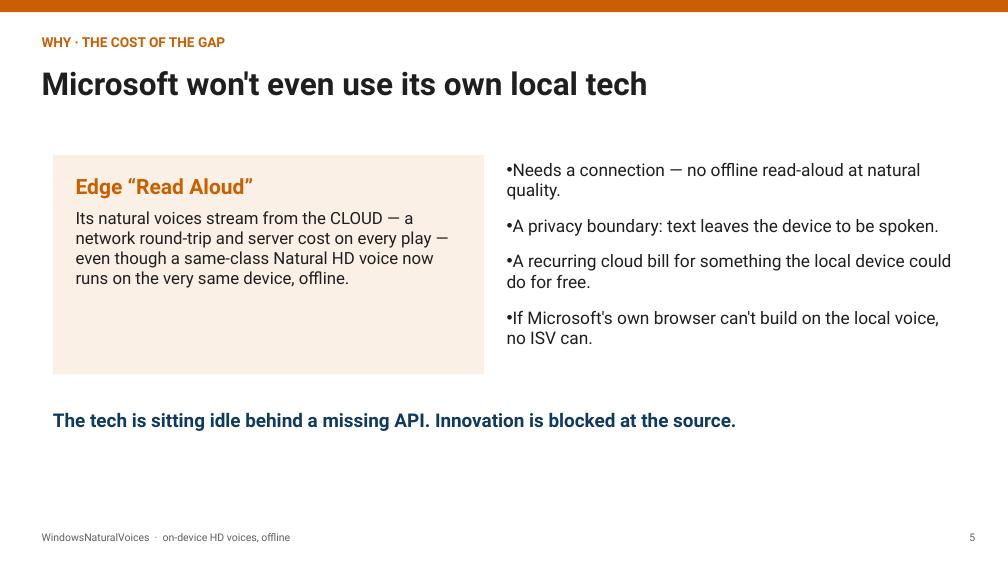
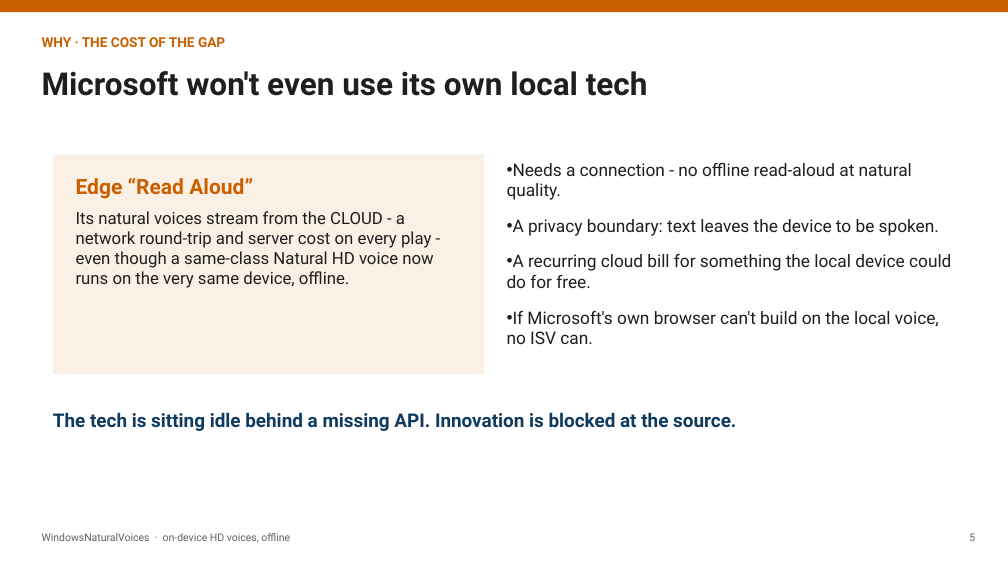
Before and after one commit to aclinick/claros, a slide deck: slide 5 of docs/pitch/live-voiceover.pptx. Drawn at 1008x567 pixels with LibreOffice and Linux fonts; fonts in the diff are those of the drawing. Boxes give left, top, right and bottom in pixels: in the first picture for what was removed or moved away, otherwise in the second. Text is boxed around its words. In the diff, an @@ line names an element or a change of style, - is before the commit and + after.

```diff
--- a/docs/pitch/live-voiceover.pptx
+++ b/docs/pitch/live-voiceover.pptx
@@ text at (507,163,912,200): text changed @@
-• Needs a connection — no offline read-aloud at natural quality.
+• Needs a connection - no offline read-aloud at natural quality.
@@ text at (76,211,433,288): text changed @@
-Its natural voices stream from the CLOUD — a network round-trip and server cost on every play — even though a same-class Natural HD voice now runs on the very same device, offline.
+Its natural voices stream from the CLOUD - a network round-trip and server cost on every play - even though a same-class Natural HD voice now runs on the very same device, offline.
```
Also in this commit, not shown: 13 other slides changed, 10 other files.
